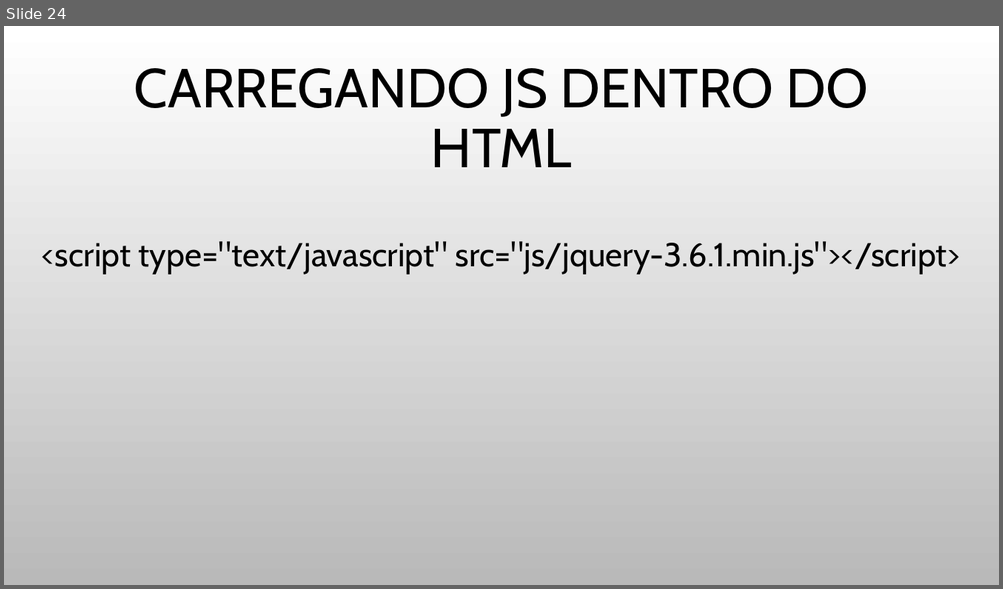
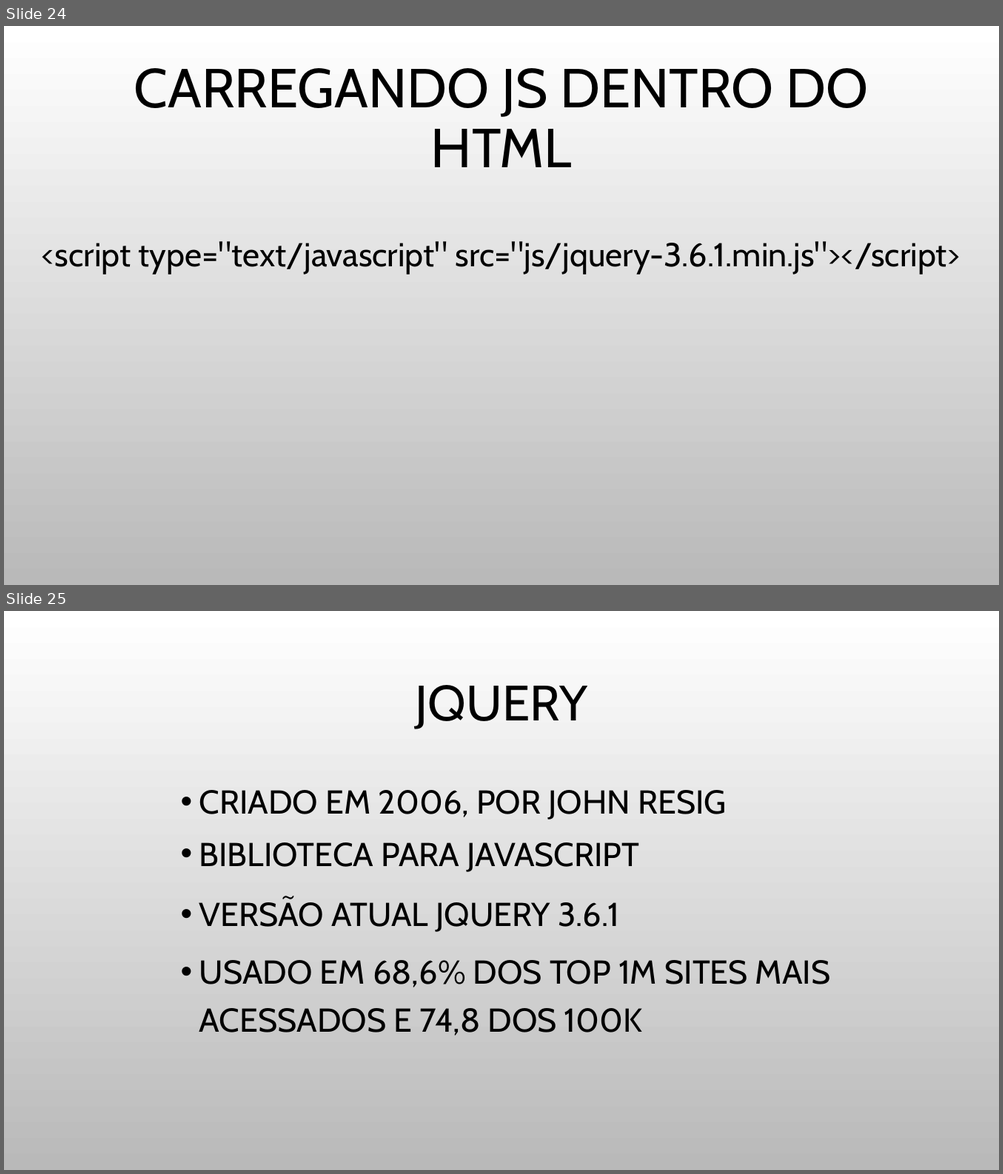
Before and after one commit to JulioCR-Oliveira/Trabalho-Topicos-Especiais, a slide deck: Arquivos/INTRODUÇÃO A FRONT-END.pptx. Shown one above the other, each under a label of ours: slide 24 before the commit, slides 24 and 25 after it. The pictures are 1003x589 and 1003x1174 pixels, drawn with LibreOffice and Linux fonts; fonts in the diff are those of the drawing; background and template pictures are left out. Boxes give left, top, right and bottom in pixels: in the first picture for what was removed or moved away, otherwise in the second. Text is boxed around its words. In the diff, an @@ line names an element or a change of style, - is before the commit and + after.

```diff
--- a/Arquivos/INTRODUÇÃO A FRONT-END.pptx
+++ b/Arquivos/INTRODUÇÃO A FRONT-END.pptx
@@ slide 25 added at (x1=4, y1=611, x2=999, y2=1170), background picture (left out) @@
@@ title added at (x1=415, y1=685, x2=587, y2=729), 48 pt, text #000000 @@
+JQUERY
@@ text added at (x1=199, y1=790, x2=831, y2=1036), 32 pt, text #000000 @@
+• CRIADO EM 2006, POR JOHN RESIG
+• BIBLIOTECA PARA JAVASCRIPT
+• VERSÃO ATUAL JQUERY 3.6.1
+• USADO EM 68,6% DOS TOP 1M SITES MAIS ACESSADOS E 74,8 DOS 100K
```
Also in this commit, not shown: 1 other slide added, 1 other file.
